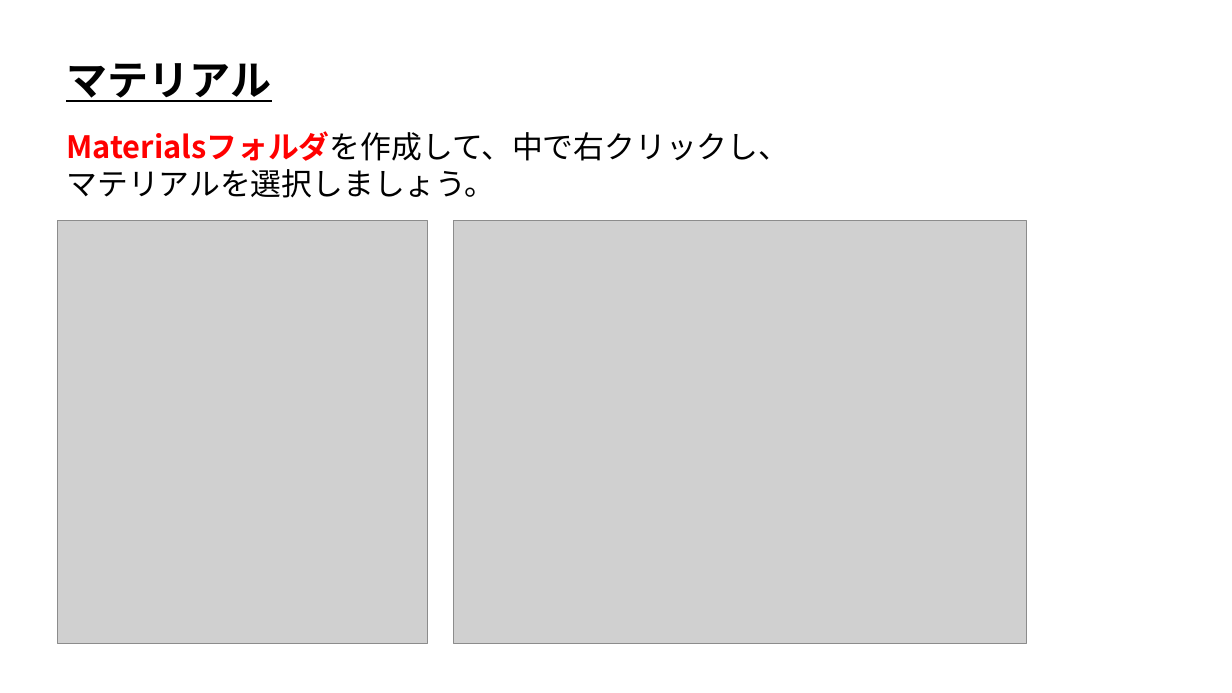
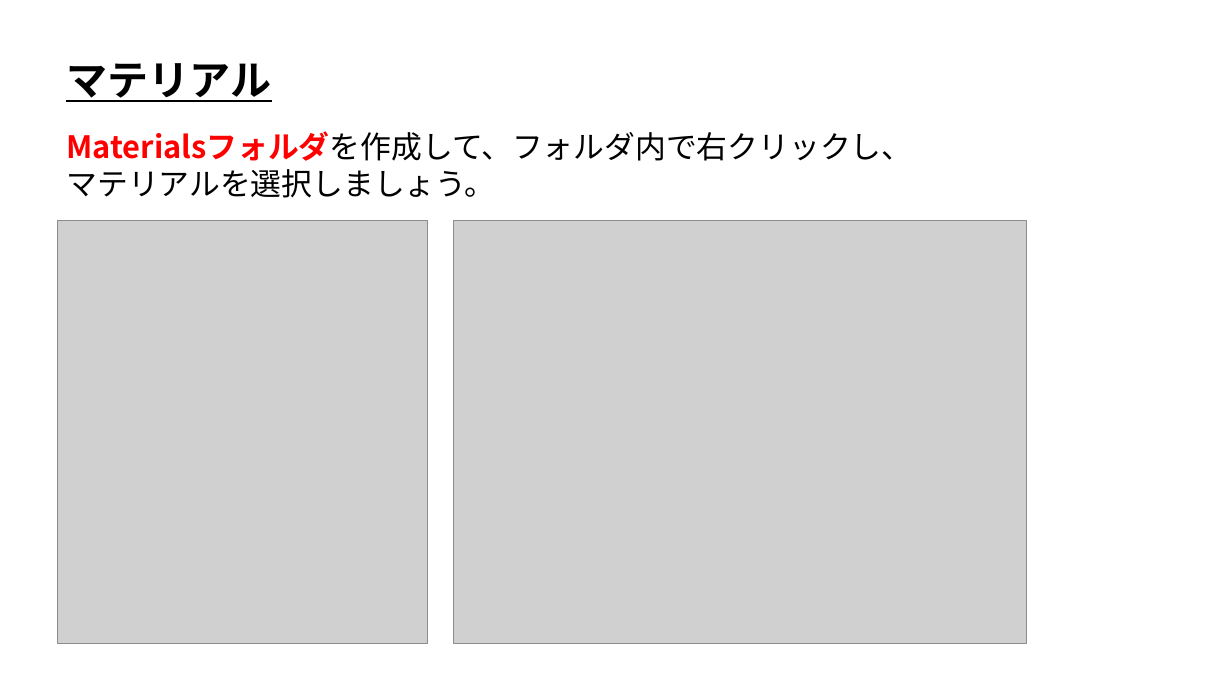
Before and after one commit to ArakiYusuke-Ohara/Textbook, a slide deck: slide 3 of ゲーム科3年/00_前期/ゲームエンジンⅤ/11_マテリアルの基礎.pptx. Drawn at 1232x693 pixels with LibreOffice and Linux fonts; fonts in the diff are those of the drawing; grey boxes stand for pictures. Boxes give left, top, right and bottom in pixels: in the first picture for what was removed or moved away, otherwise in the second. Text is boxed around its words. In the diff, an @@ line names an element or a change of style, - is before the commit and + after.

```diff
--- a/ゲーム科3年/00_前期/ゲームエンジンⅤ/11_マテリアルの基礎.pptx
+++ b/ゲーム科3年/00_前期/ゲームエンジンⅤ/11_マテリアルの基礎.pptx
@@ text at (66,131,912,161): text changed @@
-Materialsフォルダを作成して、中で右クリックし、
+Materialsフォルダを作成して、フォルダ内で右クリックし、
```
Also in this commit, not shown: 2 other slides changed, 7 other files.
